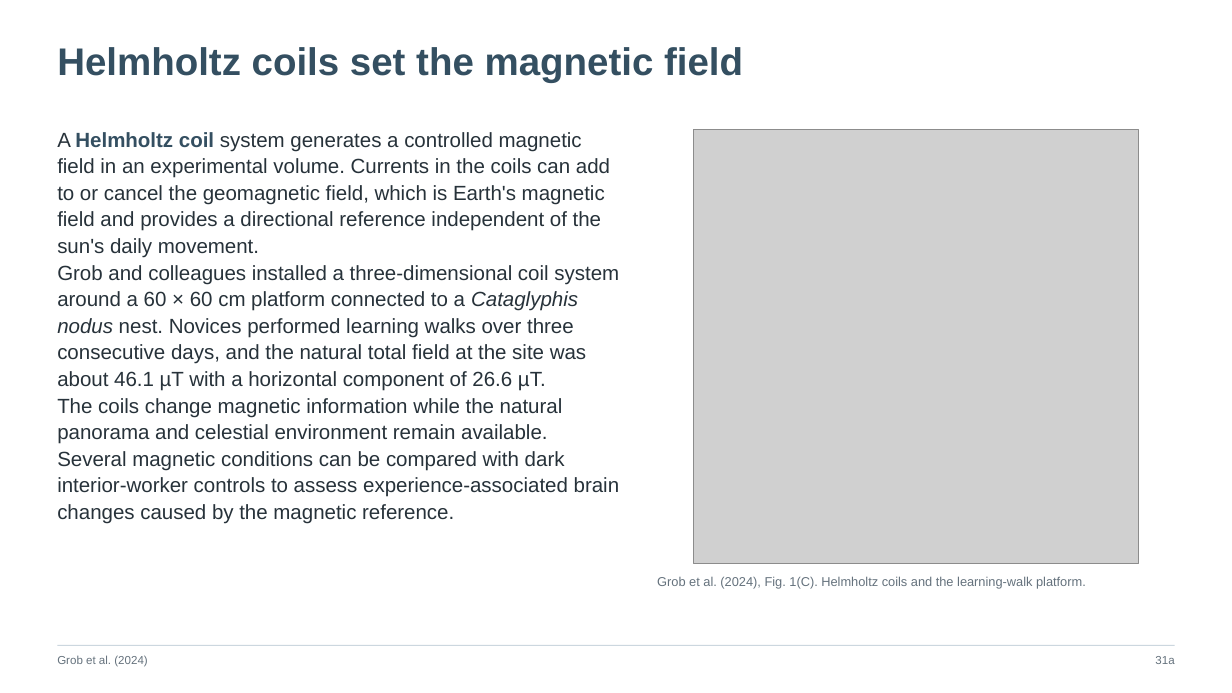
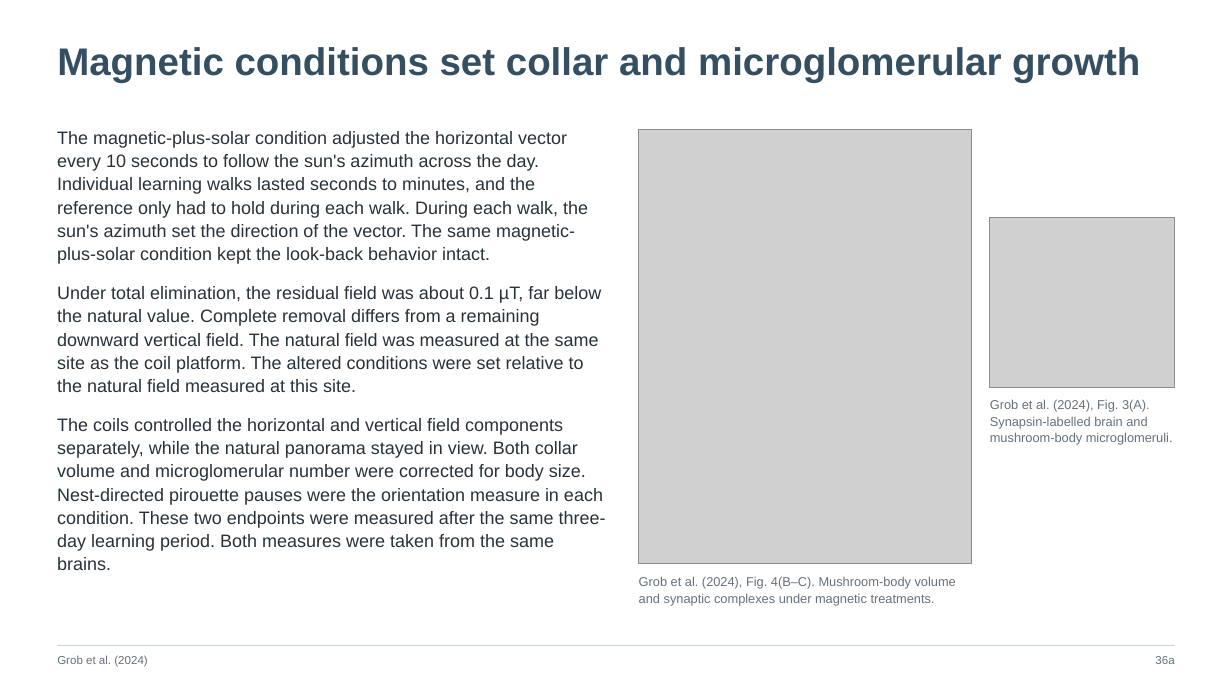
Before and after one commit to jordanxxlopez/NEUROETHOLOGY, a slide deck: slide 48 of scaffolded/Neuroethology_Lecture28_FA2026_SCAFFOLDED.pptx (slide 43 before the commit). Drawn at 1232x693 pixels with LibreOffice and Linux fonts; fonts in the diff are those of the drawing; grey boxes stand for pictures. Boxes give left, top, right and bottom in pixels: in the first picture for what was removed or moved away, otherwise in the second. Text is boxed around its words. In the diff, an @@ line names an element or a change of style, - is before the commit and + after.

```diff
--- a/scaffolded/Neuroethology_Lecture28_FA2026_SCAFFOLDED.pptx
+++ b/scaffolded/Neuroethology_Lecture28_FA2026_SCAFFOLDED.pptx
@@ text at (57, 47, 1140, 83): text changed @@
-Helmholtz coils set the magnetic field
+Magnetic conditions set collar and microglomerular growth
@@ text at (57, 131, 606, 570): text changed; size 16 to 14 pt @@
-A Helmholtz coil system generates a controlled magnetic field in an experimental volume. Currents in the coils can add to or cancel the geomagnetic field, which is Earth's magnetic field and provides a directional reference independent of the sun's daily movement.
-Grob and colleagues installed a three-dimensional coil system around a 60 × 60 cm platform connected to a Cataglyphis nodus nest. Novices performed learning walks over three consecutive days, and the natural total field at the site was about 46.1 µT with a horizontal component of 26.6 µT.
-The coils change magnetic information while the natural panorama and celestial environment remain available. Several magnetic conditions can be compared with dark interior-worker controls to assess experience-associated brain changes caused by the magnetic reference.
+The magnetic-plus-solar condition adjusted the horizontal vector every 10 seconds to follow the sun's azimuth across the day. Individual learning walks lasted seconds to minutes, and the reference only had to hold during each walk. During each walk, the sun's azimuth set the direction of the vector. The same magnetic-plus-solar condition kept the look-back behavior intact.
+Under total elimination, the residual field was about 0.1 µT, far below the natural value. Complete removal differs from a remaining downward vertical field. The natural field was measured at the same site as the coil platform. The altered conditions were set relative to the natural field measured at this site.
+The coils controlled the horizontal and vertical field components separately, while the natural panorama stayed in view. Both collar volume and microglomerular number were corrected for body size. Nest-directed pirouette pauses were the orientation measure in each condition. These two endpoints were measured after the same three-day learning period. Both measures were taken from the same brains.
@@ picture: place and size @@
-picture at (694, 129, 1140, 564)
+picture at (639, 129, 971, 564)
@@ picture added at (990, 217, 1175, 388) @@
@@ text added at (990, 399, 1173, 445), 10 pt, text #65727D @@
+Grob et al. (2024), Fig. 3(A). Synapsin-labelled brain and mushroom-body microglomeruli.
@@ text at (639, 576, 956, 606): text changed @@
-Grob et al. (2024), Fig. 1(C). Helmholtz coils and the learning-walk platform.
+Grob et al. (2024), Fig. 4(B–C). Mushroom-body volume and synaptic complexes under magnetic treatments.
@@ text at (1155, 656, 1174, 664): text changed @@
-31a
+36a
```
Also in this commit, not shown: 55 other slides changed, 3 slides added, 3 slides removed, 3 other files.
